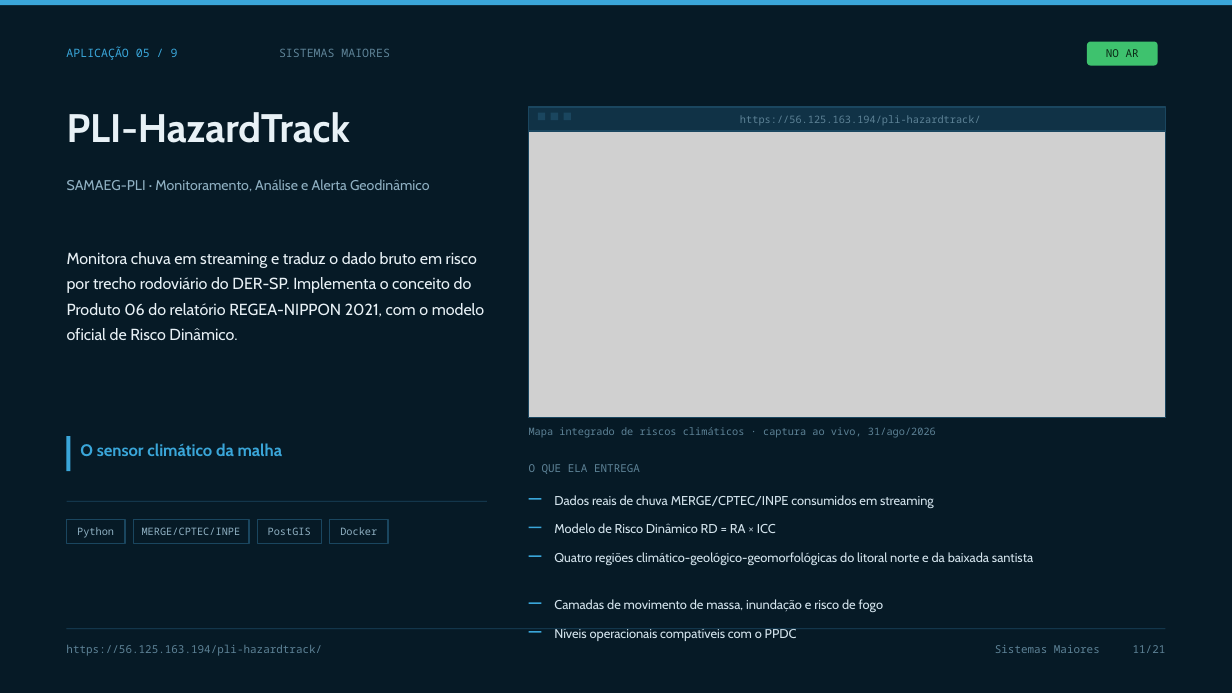
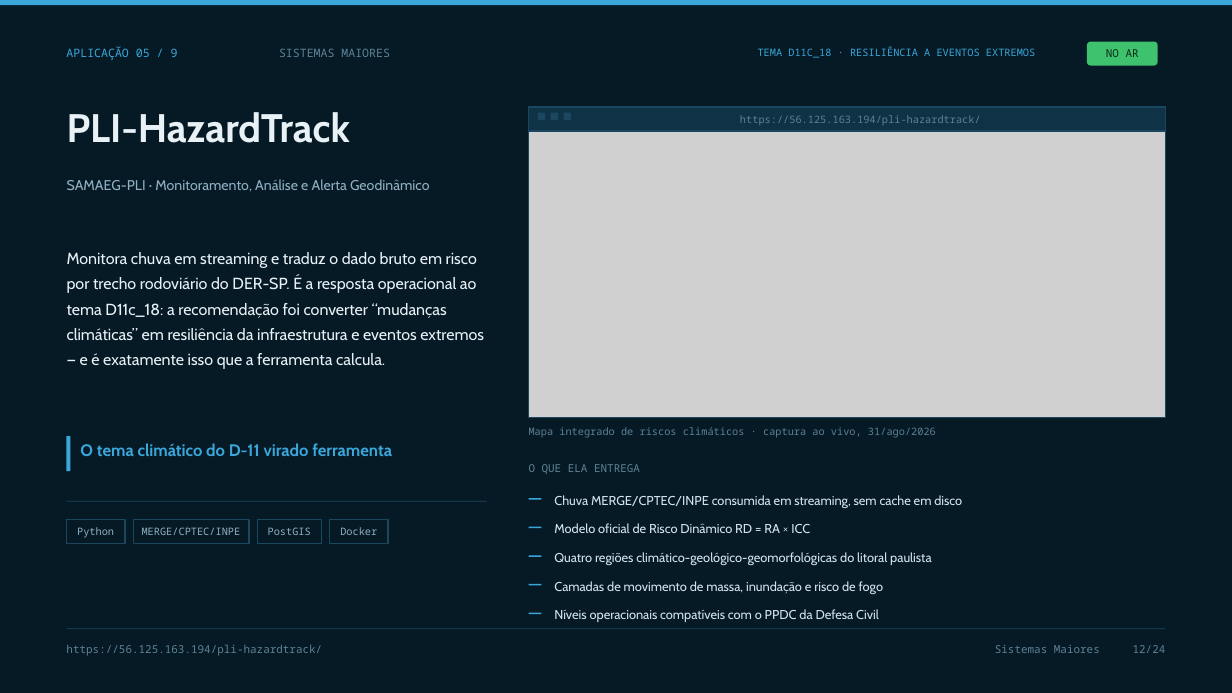
Before and after one commit to vpcapanema/pli-hub, a slide deck: slide 12 of apresentacao/pli-hub-detalhada.pptx (slide 11 before the commit). Drawn at 1232x693 pixels with LibreOffice and Linux fonts; fonts in the diff are those of the drawing; grey boxes stand for pictures. Boxes give left, top, right and bottom in pixels: in the first picture for what was removed or moved away, otherwise in the second. Text is boxed around its words. In the diff, an @@ line names an element or a change of style, - is before the commit and + after.

```diff
--- a/apresentacao/pli-hub-detalhada.pptx
+++ b/apresentacao/pli-hub-detalhada.pptx
@@ text added at <box>758,46,1035,58</box>, 8 pt, text #3AA6D9 @@
+TEMA D11C_18 · RESILIÊNCIA A EVENTOS EXTREMOS
@@ text at <box>67,252,484,369</box>: text changed @@
-Monitora chuva em streaming e traduz o dado bruto em risco por trecho rodoviário do DER-SP. Implementa o conceito do Produto 06 do relatório REGEA-NIPPON 2021, com o modelo oficial de Risco Dinâmico.
+Monitora chuva em streaming e traduz o dado bruto em risco por trecho rodoviário do DER-SP. É a resposta operacional ao tema D11c_18: a recomendação foi converter “mudanças climáticas” em resiliência da infraestrutura e eventos extremos — e é exatamente isso que a ferramenta calcula.
@@ text at <box>80,443,392,456</box>: text changed @@
-O sensor climático da malha
+O tema climático do D-11 virado ferramenta
@@ text at <box>554,495,962,508</box>: text changed @@
-Dados reais de chuva MERGE/CPTEC/INPE consumidos em streaming
+Chuva MERGE/CPTEC/INPE consumida em streaming, sem cache em disco
@@ text at <box>554,523,810,533</box>: text changed @@
-Modelo de Risco Dinâmico RD = RA × ICC
+Modelo oficial de Risco Dinâmico RD = RA × ICC
@@ text at <box>554,552,931,565</box>: text changed @@
-Quatro regiões climático-geológico-geomorfológicas do litoral norte e da baixada santista
+Quatro regiões climático-geológico-geomorfológicas do litoral paulista
@@ rectangle: place and size @@
-rectangle at <box>529,631,542,633</box>
+rectangle at <box>529,584,542,586</box>
@@ text "Camadas de movimento de massa, ...": place and size @@
-text "Camadas de movimento de massa, ..." at <box>554,599,884,612</box>
+text "Camadas de movimento de massa, ..." at <box>554,581,884,594</box>
@@ rectangle: place and size @@
-rectangle at <box>529,603,542,604</box>
+rectangle at <box>529,613,542,615</box>
@@ text at <box>554,609,879,622</box>: text changed @@
-Níveis operacionais compatíveis com o PPDC
+Níveis operacionais compatíveis com o PPDC da Defesa Civil
@@ text at <box>995,645,1166,653</box>: text changed @@
-Sistemas Maiores 11/21
+Sistemas Maiores 12/24
```
Also in this commit, not shown: 19 other slides changed, 3 slides added, 10 other files.
